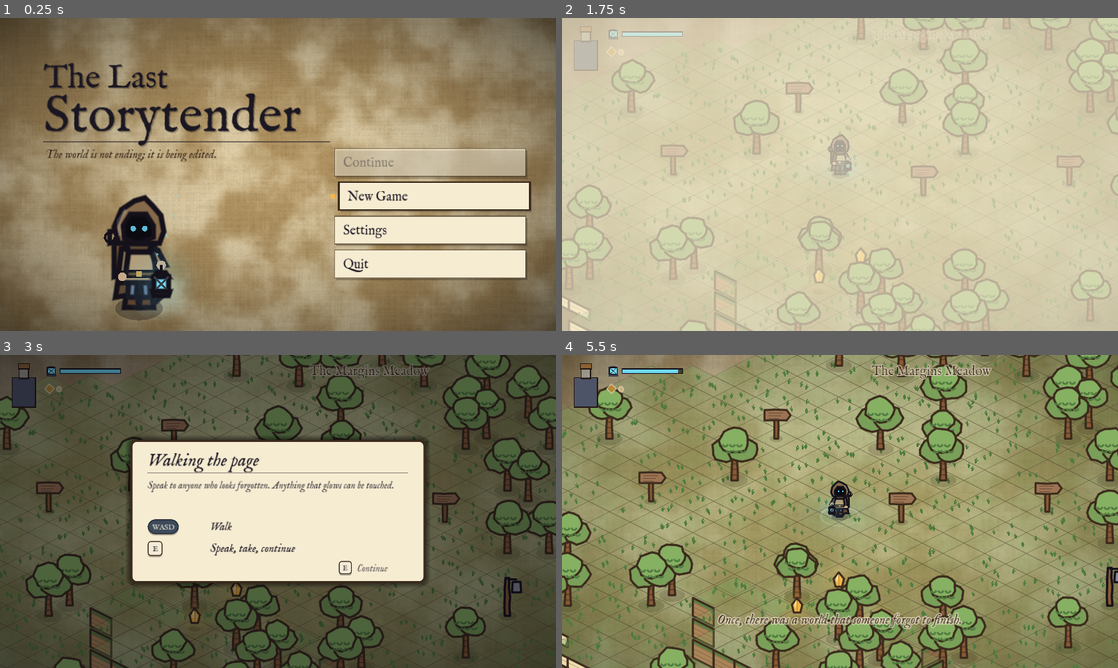
Above: before the commit, frames 1-4 (two rows, left to right).
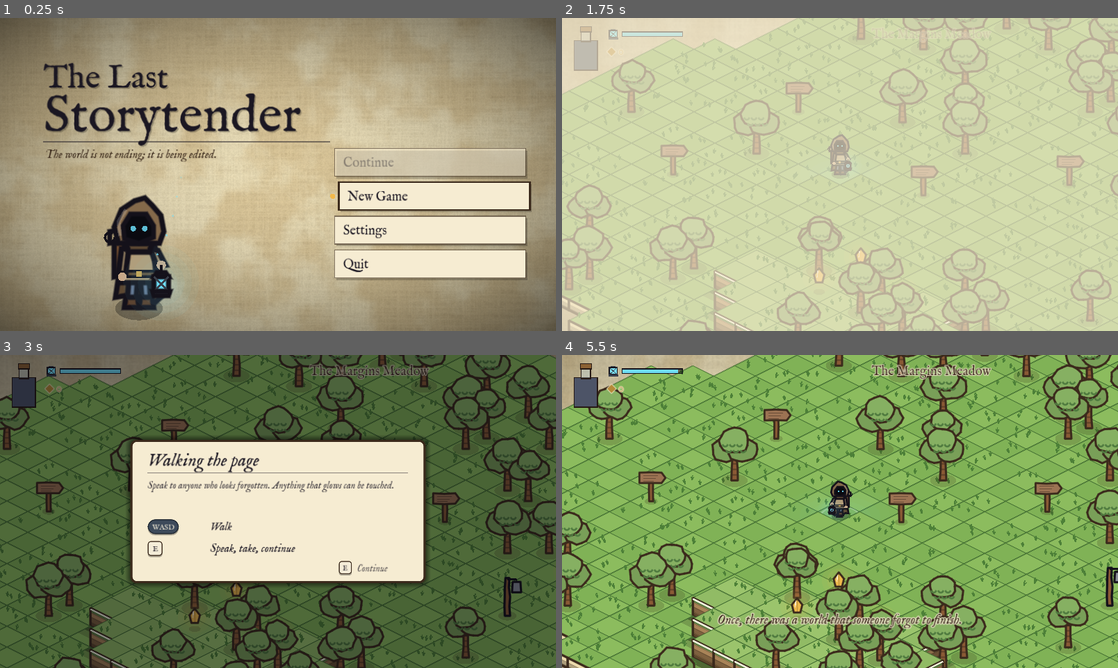
Above: after the commit, the same moments.

Repository: calebwilsonit-tech/The_Last_Storytender
Game: Godot game, scene res://scenes/title.tscn
The game is run twice, just before and just after one commit, with the same random seed, the same clock (stepped at 60 frames per second) and the same inputs.
Inputs (mouse positions are in pixels of both pictures, inside the frame that each line leads up to):
- Up to frame 1 (0.25 s): no input
- Up to frame 2 (1.75 s): tap Enter (ui_accept) at 0.5 s; drag from (990, 215) to (895, 105) at 0.52 s; drag from (728, 190) to (812, 237) at 1.27 s
- Up to frame 3 (3 s): move the mouse to (333, 442) at 2.02 s; hold D (move_right) 2.03-2.75 s; hold R (echo) 2.03-2.75 s; drag from (250, 574) to (111, 464) at 2.77 s
- Up to frame 4 (5.5 s): move the mouse to (1006, 558) at 3.52 s; hold A (move_left) 3.53-4.25 s; hold Q (lantern) 3.53-4.25 s; tap Enter (ui_accept) at 3.77, 4.07 s; drag from (673, 464) to (756, 433) at 4.27 s; move the mouse to (867, 511) at 5.02 s; hold S (move_down) from 5.03 s (still down); hold Ctrl (sneak) from 5.03 s (still down); click (867, 511) at 5.17 s

The runs differ from the first frame. In frame 1, 53% of the frame differs, in the area x 0-100%, y 0-100%; in frame 2, 2.2%; in frame 3, 20%; in frame 4, 74%.

Commit message:
Art pass: opaque saturated cut-paper ground, clear height cues at every graphics setting, cleaner parchment, camera starts on the player
Co-Authored-By: Claude Sonnet 5.5 <noreply@anthropic.com>
Claude-Session: https://claude.ai/code/session_016gJ6h7fwHSB3wbPLZqVGQo

Diff:
--- a/scripts/iso_slice.gd
+++ b/scripts/iso_slice.gd
@@ -70,17 +70,19 @@
 			draw_circle(q, 1.6, Color("ffb347", 0.95))
 		return
 	if kind == ".":
-		draw_colored_polygon(d, Color(Palette.GRASS, 0.34 if checker else 0.26))
+		# Opaque cut-paper green: saturated, so the ground reads clearly against the page.
+		draw_colored_polygon(d, Color("8cbc5e") if checker else Color("80b256"))
 	else:
-		# Town: bare page, then warm cobbles as the ink flows back.
-		if r > 0.0:
-			draw_colored_polygon(d, Color(Palette.COBBLE, (0.30 if checker else 0.20) * r))
-		elif checker:
-			draw_colored_polygon(d, Color(1, 1, 1, 0.07))
+		# Town: a bare pale page that turns into warm cobbles as the ink flows back.
+		var bare := Color("efe5cb") if checker else Color("e7dcc0")
+		var cobble := Color("d8ab6c") if checker else Color("cd9f60")
+		draw_colored_polygon(d, bare.lerp(cobble, r))
+	_draw_height_cues(cell, d, z)
 	if Settings.gfx_on("outlines"):
 		var loop := d.duplicate()
 		loop.append(d[0])
-		draw_polyline(loop, Color(line_col, 0.20 + 0.10 * (1.0 - r)), 1.2, false)
+		var edge_col := Color("3f6a30", 0.6) if kind == "." else Color(line_col, 0.35 + 0.25 * r)
+		draw_polyline(loop, edge_col, 1.6, false)
 	if not Settings.gfx_on("grass"):
 		return
 	var c := _p(Vector2(cell), z)
@@ -88,6 +90,27 @@
 		_draw_grass(cell, c)
 	elif r > 0.4:
 		_draw_flowers(cell, c, r)
+
+## Height cues that stay on at every graphics setting: higher ground is a touch lighter, and the
+## ground at the foot of a cliff is shaded, so levels read at a glance.
+func _draw_height_cues(cell: Vector2i, d: PackedVector2Array, z: float) -> void:
+	if z > 0.0:
+		draw_colored_polygon(d, Color(1, 0.97, 0.78, minf(0.13 * z, 0.38)))
+	for side in 2:
+		var n := cell + (Vector2i(0, -1) if side == 0 else Vector2i(-1, 0))
+		if not floor_ref.cells.has(n) or floor_ref.stairs.has(n):
+			continue
+		var drop := float(floor_ref.level(n)) - z
+		if drop <= 0.0:
+			continue
+		var a: Vector2 = d[0]
+		var b: Vector2 = d[1] if side == 0 else d[3]
+		var inward: Vector2 = (d[3] - d[0]) if side == 0 else (d[1] - d[0])
+		# two soft bands: a dark contact shadow hugging the cliff, then a lighter, wider falloff
+		var wide := PackedVector2Array([a, b, b + inward * 0.6, a + inward * 0.6])
+		draw_colored_polygon(wide, Color(0.08, 0.06, 0.03, minf(0.14 + 0.05 * drop, 0.28)))
+		var near := PackedVector2Array([a, b, b + inward * 0.28, a + inward * 0.28])
+		draw_colored_polygon(near, Color(0.05, 0.04, 0.02, minf(0.28 + 0.08 * drop, 0.50)))
 
 # The Cutting Room: a green self-healing cutting mat with white grid lines and ruler ticks.
 func _draw_mat(cell: Vector2i, d: PackedVector2Array, checker: bool) -> void:
@@ -199,7 +222,7 @@
 		var p := c + o
 		var lean := (_h(cell.x, cell.y, i + 9) - 0.5) * 4.0
 		segs.append_array([p, p + Vector2(lean - 2.0, -6.0), p, p + Vector2(lean + 2.0, -5.0), p, p + Vector2(lean, -8.0)])
-	draw_multiline(segs, Palette.GRASS_DARK, 1.5)   # one draw call for all nine blades
+	draw_multiline(segs, Color("4d8038"), 1.7)   # one draw call for all nine blades
 
 func _draw_flowers(cell: Vector2i, c: Vector2, r: float) -> void:
 	if _h(cell.x, cell.y, 20) > 0.18:
@@ -247,6 +270,11 @@
 	if kind == "," and not void_edge:
 		base = Palette.ghostify(base, r).lerp(Palette.PAPER_LIGHT, (1.0 - r) * 0.55)
 	draw_colored_polygon(q, base)
+	# shade the face from light at the top to dark at the foot, so height reads even when flat-lit
+	var q_mid := PackedVector2Array([a + Vector2(0, depth * 0.45), b + Vector2(0, depth * 0.45), b + Vector2(0, depth), a + Vector2(0, depth)])
+	draw_colored_polygon(q_mid, Color(0.1, 0.06, 0.02, 0.30))
+	var q_low := PackedVector2Array([a + Vector2(0, depth * 0.78), b + Vector2(0, depth * 0.78), b + Vector2(0, depth), a + Vector2(0, depth)])
+	draw_colored_polygon(q_low, Color(0.1, 0.06, 0.02, 0.32))
 	var edge := Palette.INK_BROWN if (void_edge or r > 0.5) else Palette.PENCIL
 	# Strata: horizontal page-edge / soil lines.
 	var strata := PackedVector2Array()
@@ -260,10 +288,14 @@
 	if kind == "." and not void_edge:
 		var lip := PackedVector2Array([a, b, b + Vector2(0, 6), a + Vector2(0, 6)])
 		draw_colored_polygon(lip, Color(Palette.GRASS_DARK, 0.85))
-	draw_line(a, a + Vector2(0, depth), edge, 2.0, true)
-	draw_line(b, b + Vector2(0, depth), edge, 2.0, true)
-	draw_line(a + Vector2(0, depth), b + Vector2(0, depth), edge, 2.0, true)
-	draw_line(a, b, edge, 2.0, true)
+	var ink := Palette.INK_BROWN if not void_edge else edge
+	draw_line(a, a + Vector2(0, depth), ink, 2.4, true)
+	draw_line(b, b + Vector2(0, depth), ink, 2.4, true)
+	draw_line(a + Vector2(0, depth), b + Vector2(0, depth), ink, 2.4, true)
+	draw_line(a, b, ink, 2.4, true)
+	if not void_edge:
+		# a pale lip along the top so the edge of the higher ground reads clearly
+		draw_line(a + Vector2(0, 1.6), b + Vector2(0, 1.6), Color(1, 1, 0.92, 0.9), 2.6)
 
 # --- Stairs ---------------------------------------------------------------------
 func _draw_stairs(cell: Vector2i, kind: String) -> void:
--- a/scripts/level_base.gd
+++ b/scripts/level_base.gd
@@ -15,7 +15,7 @@
 var _paper_vp: SubViewport
 var _paper_view: TextureRect
 var _paper_flat: ColorRect
-var _paper_vignette := 0.45
+var _paper_vignette := 0.2
 var _floor: IsoFloor
 var _actors: Node2D
 var _player: Player
@@ -115,7 +115,7 @@
 		mat.set_shader_parameter(k, _paper_params()[k])
 	_paper.material = mat
 	_paper_vp.add_child(_paper)
-	_paper_vignette = float(_paper_params().get("vignette", 0.45))
+	_paper_vignette = float(_paper_params().get("vignette", 0.2))
 	# "Flat color" paper: no shader at all, just the average paper tone.
 	_paper_flat = ColorRect.new()
 	_paper_flat.set_anchors_preset(Control.PRESET_FULL_RECT)
@@ -261,6 +261,8 @@
 	_camera.position_smoothing_enabled = true
 	_camera.position_smoothing_speed = 6.0
 	_player.add_child(_camera)
+	_camera.reset_smoothing()          # start on the player, not gliding in from the page origin
+	_floor.focus = _start
 	_player.floor_ref = _floor
 	_player.hit_landed.connect(func(): camera_shake(0.12, 2.5))
 	_player.fell.connect(_on_player_fell)
--- a/scripts/settings.gd
+++ b/scripts/settings.gd
@@ -73,7 +73,7 @@
 	return [0.0, 0.25, 0.4, 0.5][clampi(g("paper"), 0, 3)]
 
 func cull_half() -> Vector2:
-	return [Vector2(440.0, 270.0), Vector2(500.0, 330.0), Vector2(620.0, 420.0)][clampi(g("distance"), 0, 2)]
+	return [Vector2(480.0, 300.0), Vector2(540.0, 360.0), Vector2(660.0, 450.0)][clampi(g("distance"), 0, 2)]
 
 func ground_move_threshold() -> float:
 	return [110.0, 56.0, 28.0][clampi(g("refresh"), 0, 2)]
--- a/shaders/parchment.gdshader
+++ b/shaders/parchment.gdshader
@@ -5,11 +5,11 @@
 
 uniform vec2 scroll = vec2(0.0);          // camera position in pixels
 uniform vec2 screen_size = vec2(1280.0, 720.0);
-uniform vec4 paper_light : source_color = vec4(0.91, 0.84, 0.68, 1.0);
-uniform vec4 paper_dark : source_color = vec4(0.72, 0.60, 0.40, 1.0);
+uniform vec4 paper_light : source_color = vec4(0.94, 0.89, 0.74, 1.0);
+uniform vec4 paper_dark : source_color = vec4(0.88, 0.80, 0.62, 1.0);
 uniform vec4 script_color : source_color = vec4(0.35, 0.25, 0.15, 1.0);
 uniform float script_strength : hint_range(0.0, 1.0) = 0.12;
-uniform float vignette : hint_range(0.0, 1.0) = 0.45;
+uniform float vignette : hint_range(0.0, 1.0) = 0.2;
 // Driven by the Coherence system in Phase 3. 0 = stable, 1 = fully glitched.
 uniform float glitch : hint_range(0.0, 1.0) = 0.0;
 // Graphics settings: 0 = grain only, 1 = + fibers, 2 = + handwriting lines.
@@ -52,7 +52,7 @@
 	}
 
 	float grain = fbm(px / 90.0);
-	vec3 col = mix(paper_dark.rgb, paper_light.rgb, smoothstep(0.25, 0.75, grain));
+	vec3 col = mix(paper_dark.rgb, paper_light.rgb, smoothstep(0.32, 0.68, grain));
 	if (detail >= 1.0) {
 		float fine = noise(px / 2.0);
 		col *= 0.94 + 0.06 * fine;
